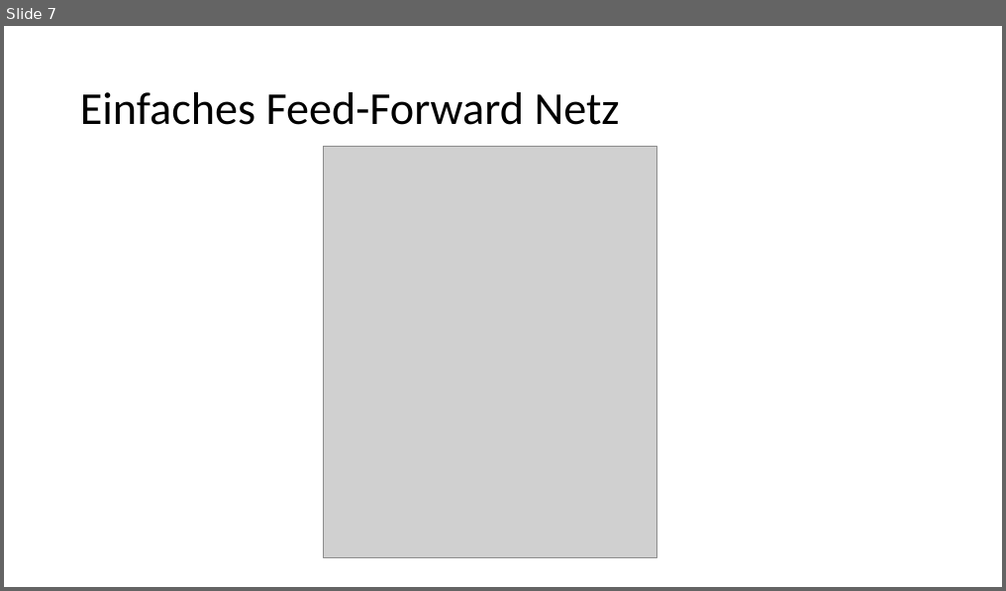
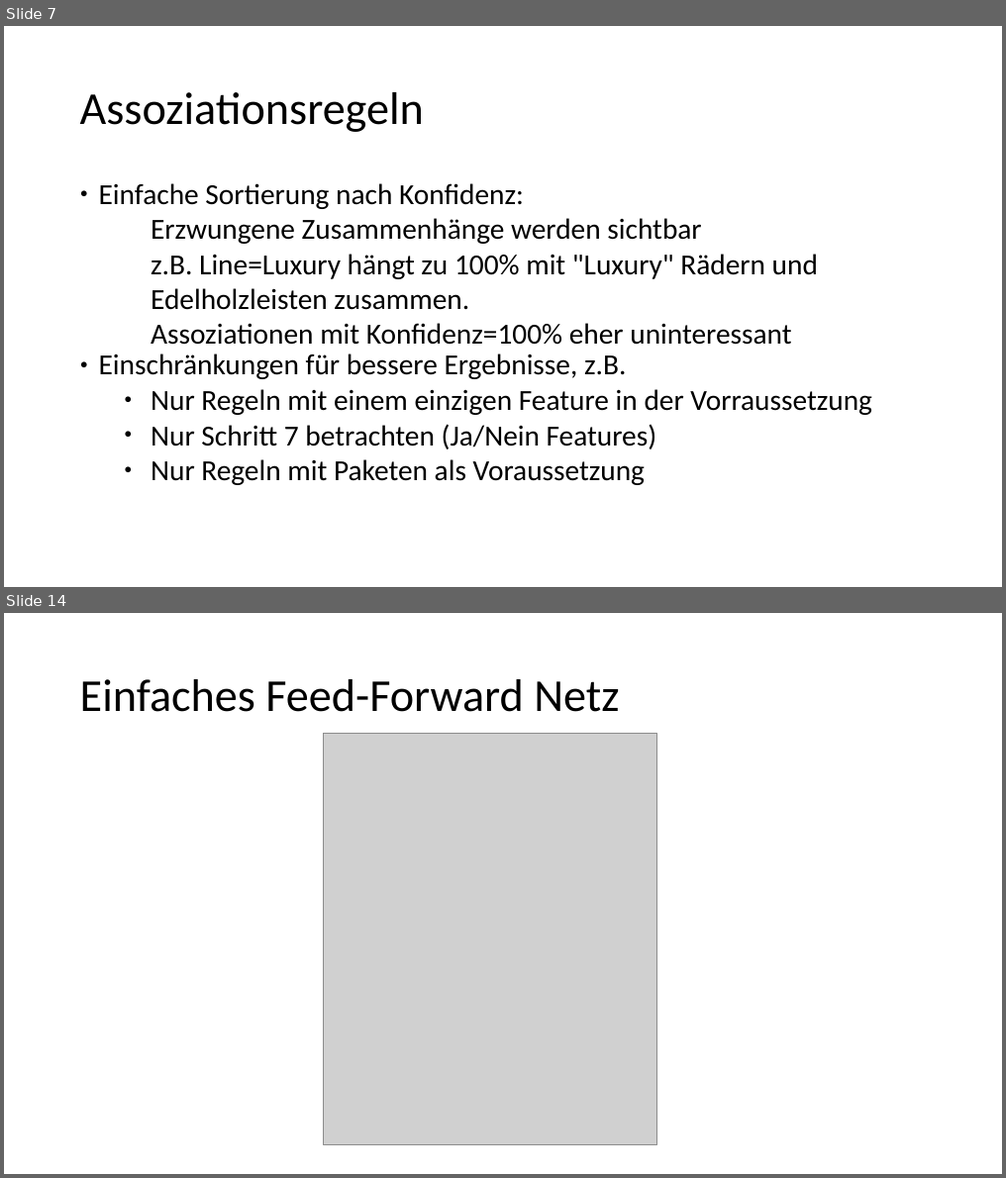
Before and after one commit to ML-KA/ag-dank, a slide deck: DANK Data Challenge.pptx. Shown one above the other, each under a label of ours: slide 7 before the commit, slides 7 and 14 after it; the slides between them are not shown. The pictures are 1006x591 and 1006x1178 pixels, drawn with LibreOffice and Linux fonts; fonts in the diff are those of the drawing; grey boxes stand for pictures. Boxes give left, top, right and bottom in pixels: in the first picture for what was removed or moved away, otherwise in the second. Text is boxed around its words. In the diff, an @@ line names an element or a change of style, - is before the commit and + after.

```diff
--- a/DANK Data Challenge.pptx
+++ b/DANK Data Challenge.pptx
@@ slide 7 added at box(4, 26, 1002, 587), background #FFFFFF @@
@@ text added at box(80, 92, 424, 132), 44 pt, text #000000 @@
+Assoziationsregeln
@@ text added at box(99, 183, 872, 485), 28 pt, text #000000 @@
+● Einfache Sortierung nach Konfidenz:
+  − Erzwungene Zusammenhänge werden sichtbar
+  − z.B. Line=Luxury hängt zu 100% mit "Luxury" Rädern und Edelholzleisten zusammen.
+  ➔ Assoziationen mit Konfidenz=100% eher uninteressant
+● Einschränkungen für bessere Ergebnisse, z.B.
+  ● Nur Regeln mit einem einzigen Feature in der Vorraussetzung
+  ● Nur Schritt 7 betrachten (Ja/Nein Features)
+  ● Nur Regeln mit Paketen als Voraussetzung
@@ what was slide 7 is now slide 14 @@
```
Also in this commit, not shown: 7 slides changed, 10 other slides added, 1 other file.
